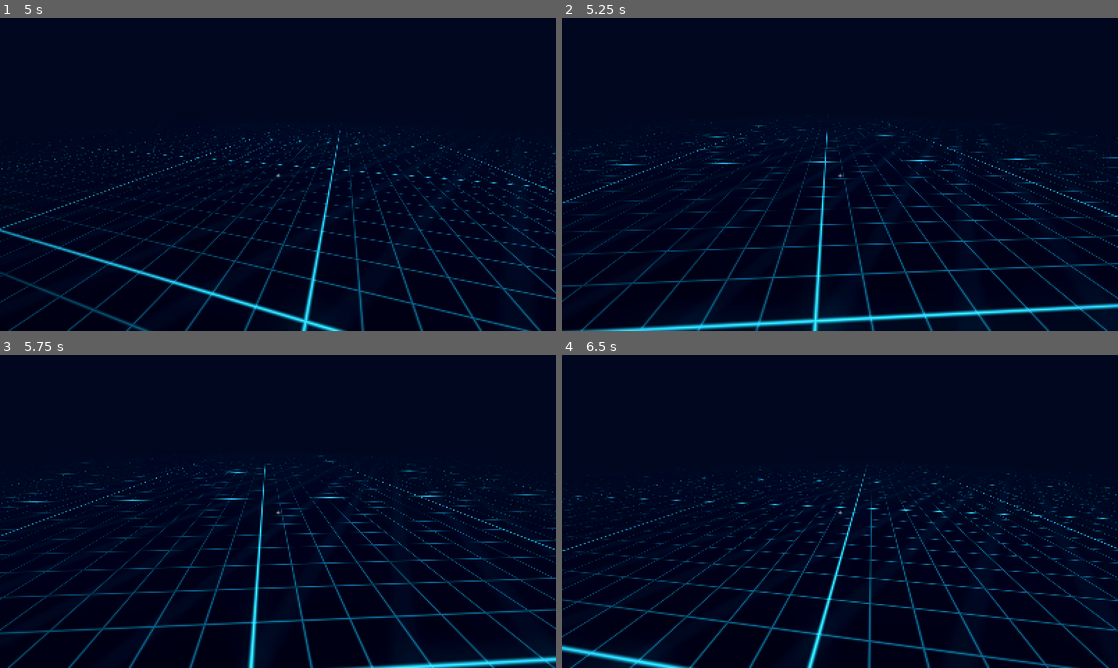
Above: before the commit, frames 1-4 (two rows, left to right).
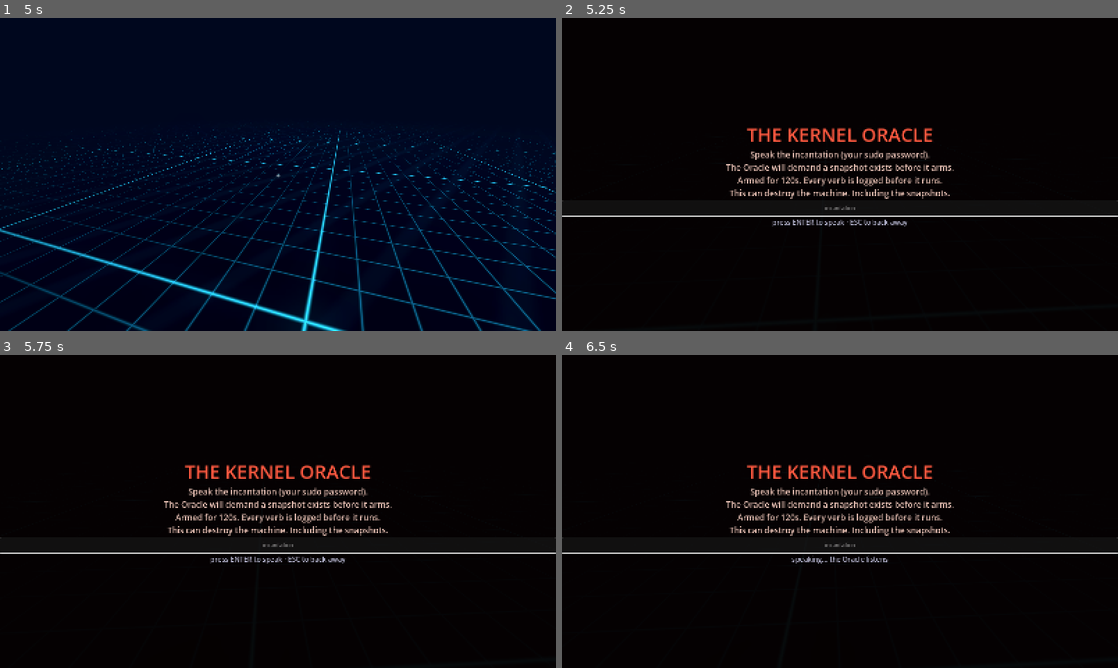
Above: after the commit, the same moments.

Repository: wundrellama/WOPR
Game: Godot game, scene res://scenes/main.tscn
Same seed, same stepped clock (60 frames per second), same inputs: the game is played once before the commit and once after it.
Inputs (mouse positions are in pixels of both pictures, inside the frame that each line leads up to):
- Up to frame 1 (5 s): tap Enter at 0.5, 0.6 s; move the mouse to (400, 158) at 0.52 s; hold D 0.53-1.28 s; click (400, 158) at 0.67 s; move the mouse to (250, 174) at 1.27 s; hold W from 1.28 s (still down); tap Keypad Enter at 1.35 s; move the mouse to (289, 168) at 2.02 s; tap Backspace at 2.1 s; move the mouse to (272, 180) at 2.77 s; tap F at 2.85 s; click (272, 180) at 2.92 s; move the mouse to (316, 177) at 3.52 s; tap C at 3.6 s; move the mouse to (233, 171) at 4.27 s; tap K at 4.35 s
- Up to frame 2 (5.25 s): keep holding W; move the mouse to (845, 174) at 5.02 s; tap Y at 5.1 s; click (845, 174) at 5.17 s
- Up to frame 3 (5.75 s): keep holding W
- Up to frame 4 (6.5 s): tap Enter at 5.75 s; move the mouse to (817, 505) at 5.77 s; release W at 5.78 s; hold D from 5.78 s (still down); tap M at 5.85 s

Frame 1 is identical in both runs. In frame 2, 78% of the frame differs, in the area x 0-100%, y 0-100%; in frame 3, 74%; in frame 4, 75%.
Error before the commit: Invalid assignment of property or key 'secret_character_modulation' with value of type 'Color' on a base object of type 'LineEdit'. (res://scripts/main.gd:271)
Error after the commit: Invalid call. Nonexistent function 'get' in base 'Nil'. (res://scripts/main.gd:1345)

Commit message:
fix: LineEdit has no secret_character_modulation (invented property crashed the arm screen)

Diff:
--- a/game/scripts/main.gd
+++ b/game/scripts/main.gd
@@ -268,7 +268,6 @@
 	s.horizontal_alignment = HORIZONTAL_ALIGNMENT_CENTER
 	vb.add_child(s)
 	arm_field = LineEdit.new()
-	arm_field.secret_character_modulation = Color(1, 1, 1)
 	arm_field.secret_character = "•"
 	arm_field.placeholder_text = "incantation"
 	arm_field.custom_minimum_size = Vector2(420, 44)
